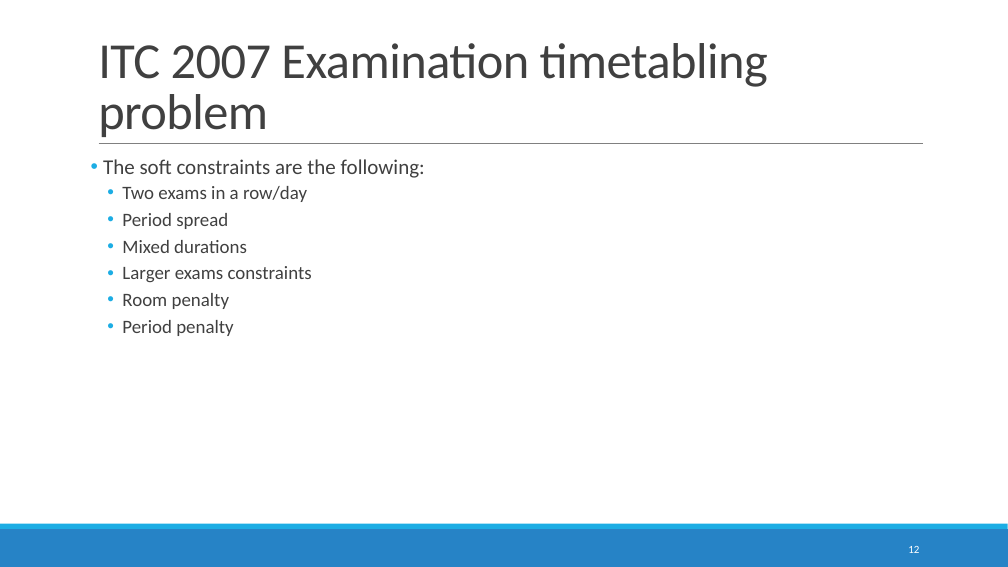
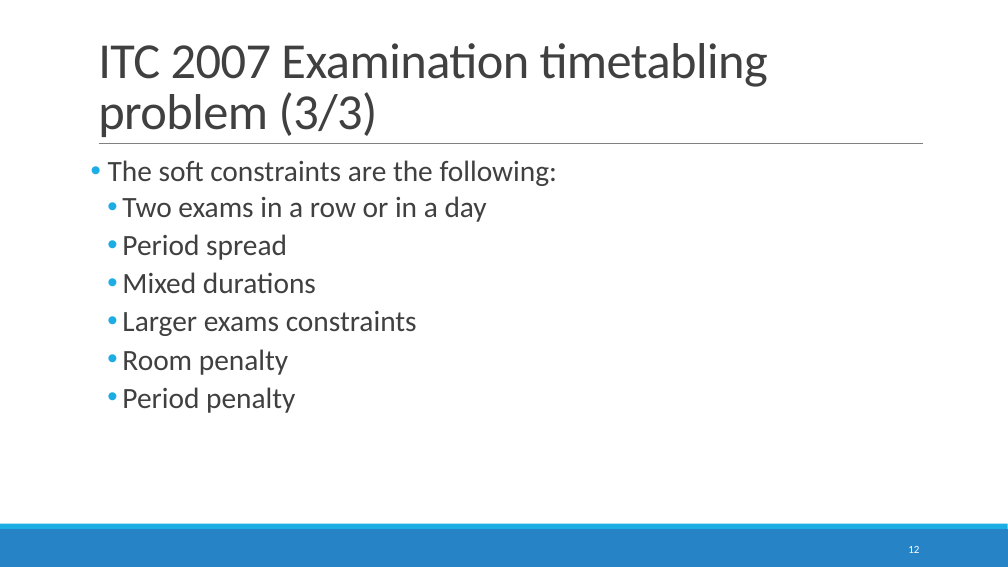
Before and after one commit to devilsdante/isel-examtimetabling-2014-2015, a slide deck: slide 12 of doc/Apresentação Oral/Examination Timetabling Automation using Hybrid Meta-heuristics.pptx. Drawn at 1008x567 pixels with LibreOffice and Linux fonts; fonts in the diff are those of the drawing. Boxes give left, top, right and bottom in pixels: in the first picture for what was removed or moved away, otherwise in the second. Text is boxed around its words. In the diff, an @@ line names an element or a change of style, - is before the commit and + after.

```diff
--- a/doc/Apresentação Oral/Examination Timetabling Automation using Hybrid Meta-heuristics.pptx
+++ b/doc/Apresentação Oral/Examination Timetabling Automation using Hybrid Meta-heuristics.pptx
@@ title at [98, 43, 768, 137]: text changed @@
-ITC 2007 Examination timetabling problem
+ITC 2007 Examination timetabling problem (3/3)
@@ text at [108, 160, 557, 413]: size 20 to 28 pt in "The soft constraints are the following:"; size 18 to 28 pt in "Period spread", "Mixed durations", "Larger exams constraints", "Room penalty" and 1 more places @@
@@ text at [122, 196, 487, 222]: text changed; size 18 to 28 pt @@
-  • Two exams in a row/day
+  • Two exams in a row or in a day
```
Also in this commit, not shown: 22 other slides changed, 3 slides added, 4 other files.
